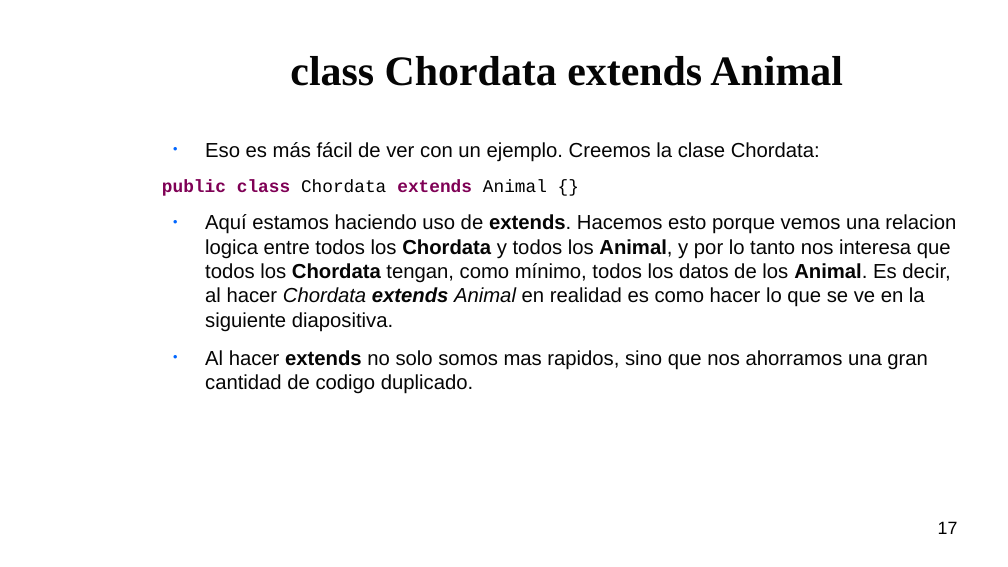
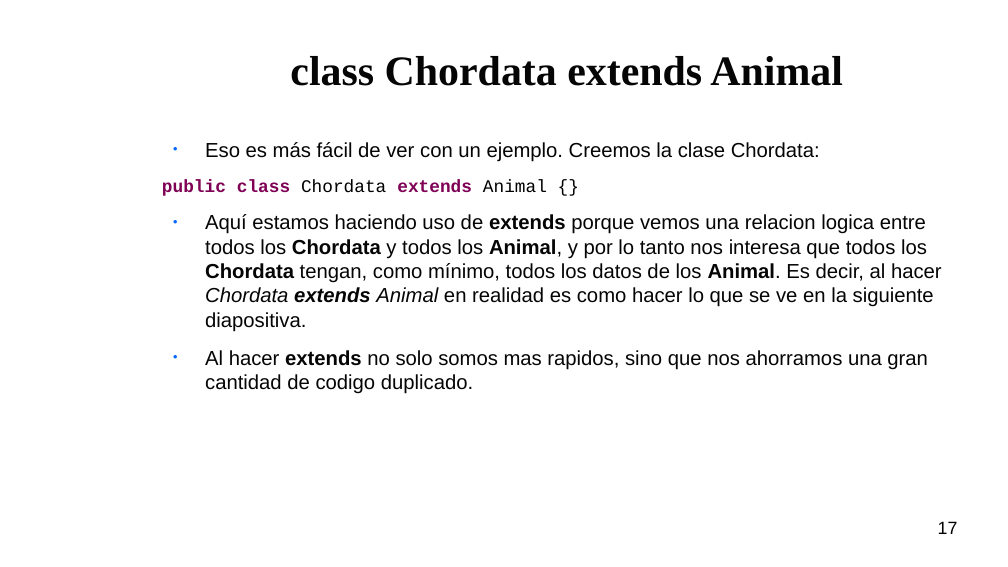
Before and after one commit to M-T3K/UPM, a slide deck: slide 17 of Clases de Apoyo/Objetos - 24Abril2018/Objetos.odp. Drawn at 1008x567 pixels with LibreOffice and Linux fonts; fonts in the diff are those of the drawing; background and template pictures are left out. Boxes give left, top, right and bottom in pixels: in the first picture for what was removed or moved away, otherwise in the second. Text is boxed around its words. In the diff, an @@ line names an element or a change of style, - is before the commit and + after.

```diff
--- a/Clases de Apoyo/Objetos - 24Abril2018/Objetos.odp
+++ b/Clases de Apoyo/Objetos - 24Abril2018/Objetos.odp
@@ text at [205, 214, 942, 332]: text changed @@
-● Aquí estamos haciendo uso de extends. Hacemos esto porque vemos una relacion logica entre todos los Chordata y todos los Animal, y por lo tanto nos interesa que todos los Chordata tengan, como mínimo, todos los datos de los Animal. Es decir, al hacer Chordata extends Animal en realidad es como hacer lo que se ve en la siguiente diapositiva.
+● Aquí estamos haciendo uso de extends porque vemos una relacion logica entre todos los Chordata y todos los Animal, y por lo tanto nos interesa que todos los Chordata tengan, como mínimo, todos los datos de los Animal. Es decir, al hacer Chordata extends Animal en realidad es como hacer lo que se ve en la siguiente diapositiva.
```
Also in this commit, not shown: 10 other slides changed.
